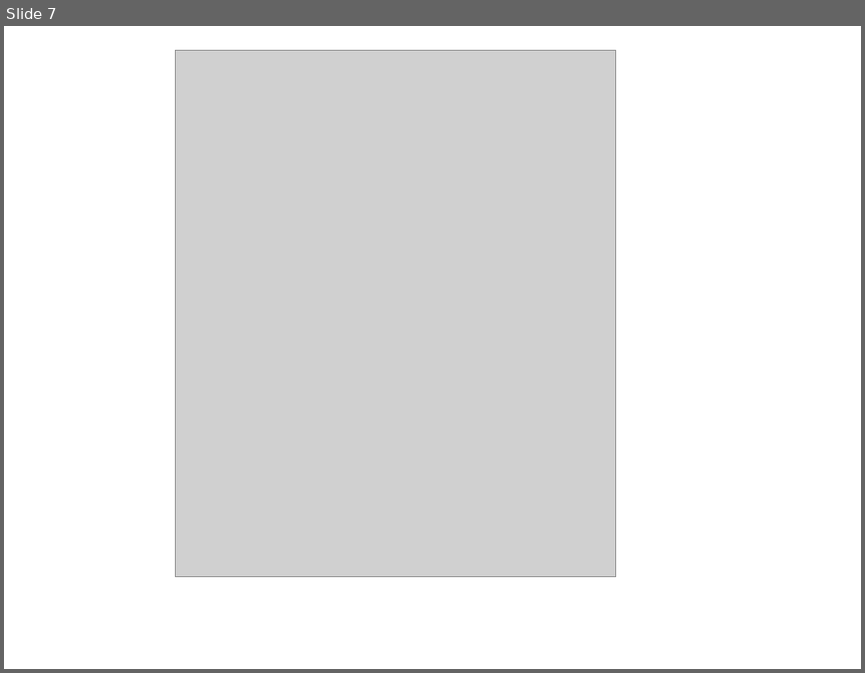
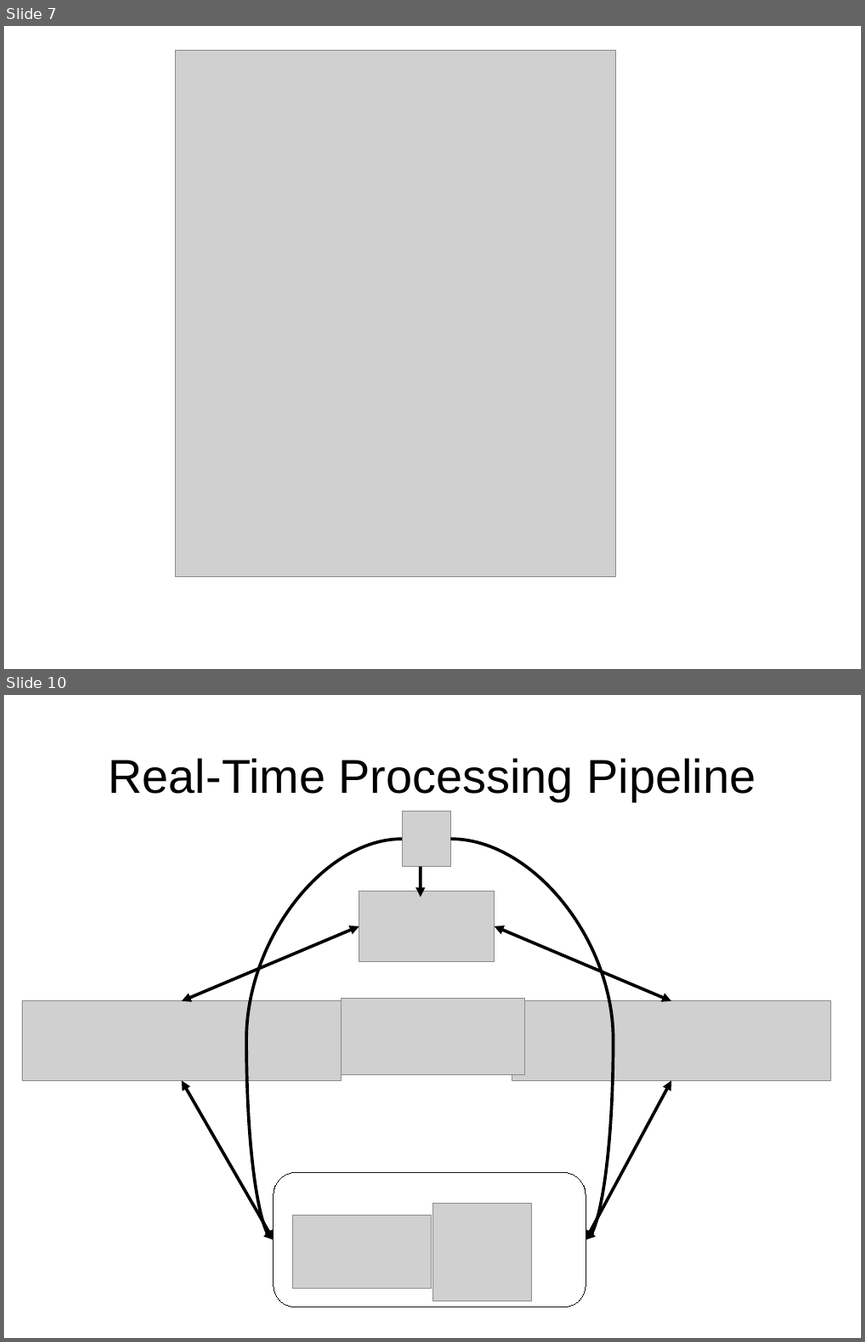
Before and after one commit to abhishek-ch/evolveML, a slide deck: data/smaato.odp. Shown one above the other, each under a label of ours: slide 7 before the commit, slides 7 and 10 after it; the slides between them are not shown. The pictures are 865x673 and 865x1342 pixels, drawn with LibreOffice and Linux fonts; fonts in the diff are those of the drawing; grey boxes stand for pictures. Boxes give left, top, right and bottom in pixels: in the first picture for what was removed or moved away, otherwise in the second. Text is boxed around its words. In the diff, an @@ line names an element or a change of style, - is before the commit and + after.

```diff
--- a/data/smaato.odp
+++ b/data/smaato.odp
@@ slide 10 added at box(4, 695, 861, 1338), background #FFFFFF @@
@@ title added at box(109, 758, 756, 801), 44 pt, text #000000 @@
+Real-Time Processing Pipeline
@@ picture added at box(402, 811, 451, 867) @@
@@ curved arrow added from (402, 839) to (273, 1240), #000000 2.89 pt @@
@@ curved arrow added from (450, 839) to (585, 1240), #000000 2.89 pt @@
@@ arrow added from (420, 866) to (420, 897), #000000 2.89 pt @@
@@ picture added at box(359, 891, 494, 962) @@
@@ double arrow added from (359, 926) to (182, 1001), #000000 2.89 pt @@
@@ double arrow added from (494, 926) to (671, 1001), #000000 2.89 pt @@
@@ picture added at box(341, 999, 524, 1075) @@
@@ picture added at box(23, 1001, 341, 1081) @@
@@ picture added at box(511, 1001, 830, 1081) @@
@@ double arrow added from (182, 1081) to (273, 1240), #000000 2.89 pt @@
@@ double arrow added from (671, 1081) to (585, 1240), #000000 2.89 pt @@
@@ rounded rectangle added at box(273, 1173, 585, 1307), fill #FFFFFF, outline #111111 0 pt @@
@@ picture added at box(432, 1203, 532, 1301) @@
@@ picture added at box(292, 1215, 432, 1288) @@
```
Also in this commit, not shown: 5 slides changed, 1 other slide added.
